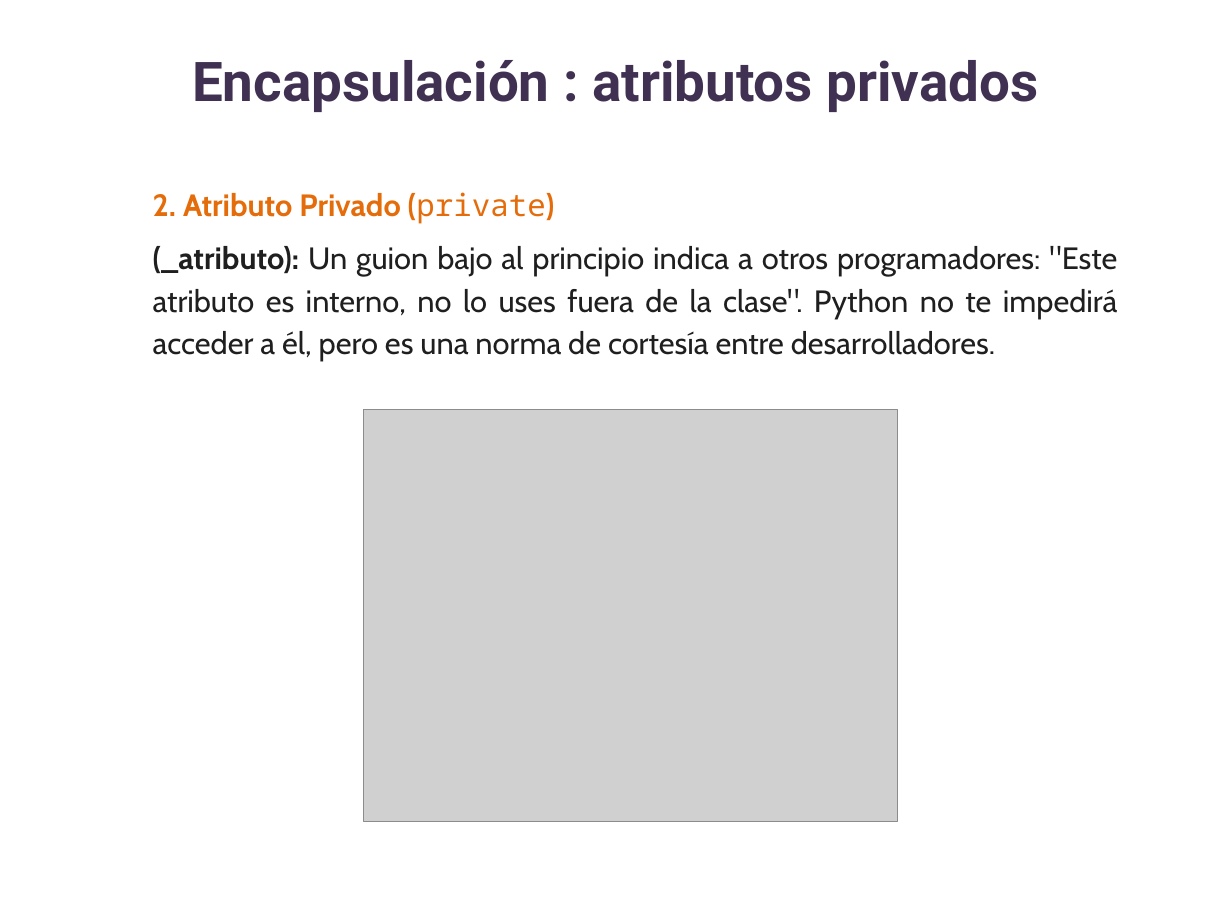
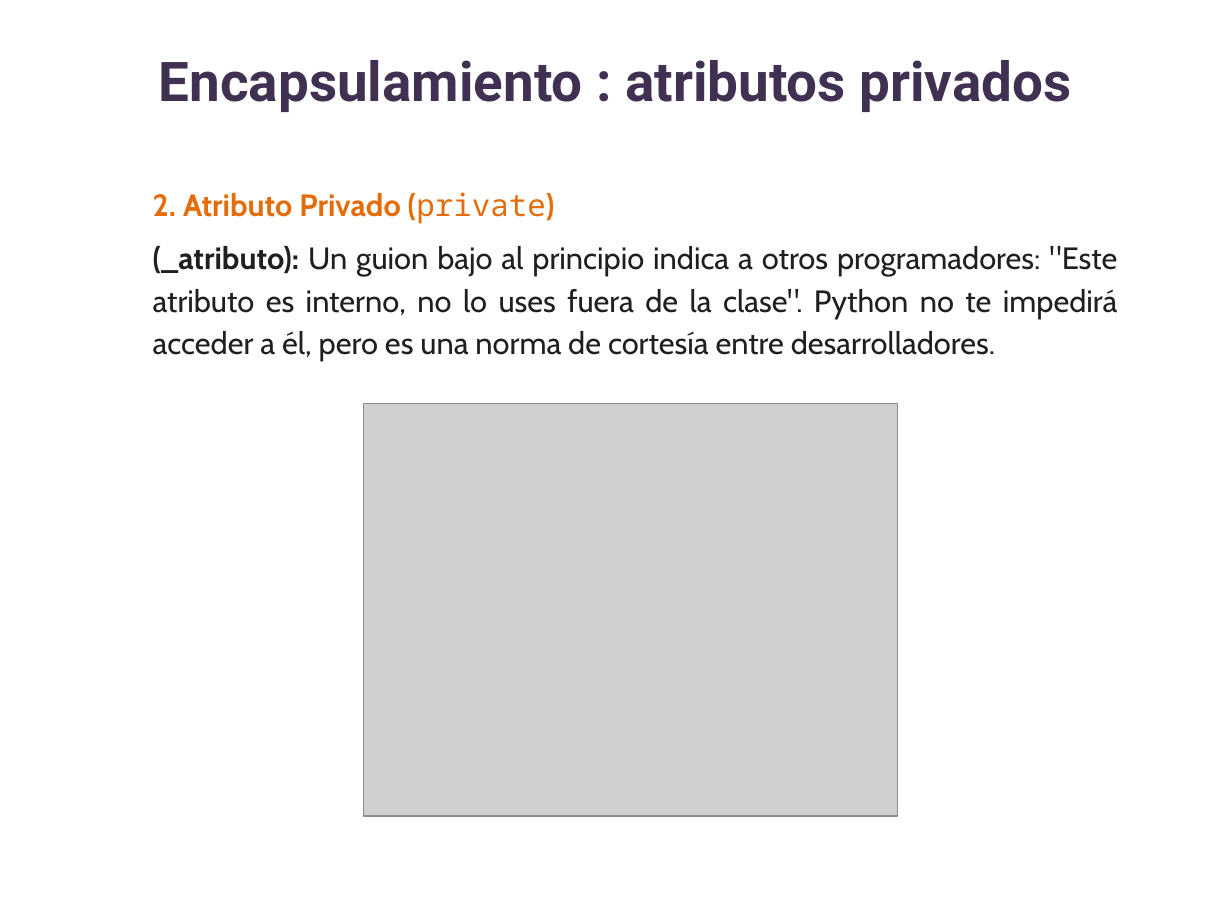
Before and after one commit to lizetheP/Analitica, a slide deck: slide 5 of CalendarioAgo26/presentaciones/15_POO_Encapsulamiento.pptx. Drawn at 1232x924 pixels with LibreOffice and Linux fonts; fonts in the diff are those of the drawing; grey boxes stand for pictures. Boxes give left, top, right and bottom in pixels: in the first picture for what was removed or moved away, otherwise in the second. Text is boxed around its words. In the diff, an @@ line names an element or a change of style, - is before the commit and + after.

```diff
--- a/CalendarioAgo26/presentaciones/15_POO_Encapsulamiento.pptx
+++ b/CalendarioAgo26/presentaciones/15_POO_Encapsulamiento.pptx
@@ text at <box>159,60,1072,112</box>: text changed @@
-Encapsulación : atributos privados
+Encapsulamiento : atributos privados
@@ picture: place and size @@
-picture at <box>363,409,897,822</box>
+picture at <box>363,404,897,817</box>
```
Also in this commit, not shown: 7 other slides changed, 2 other files.
